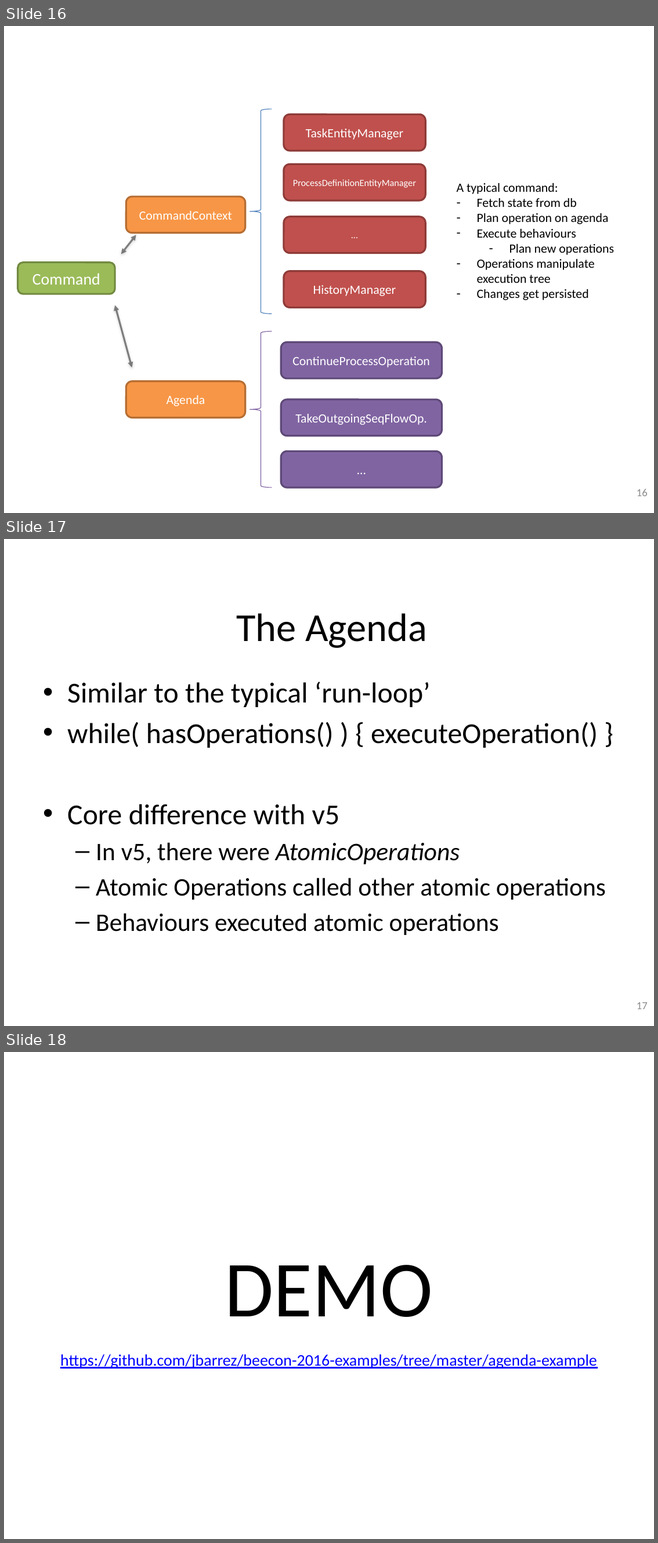
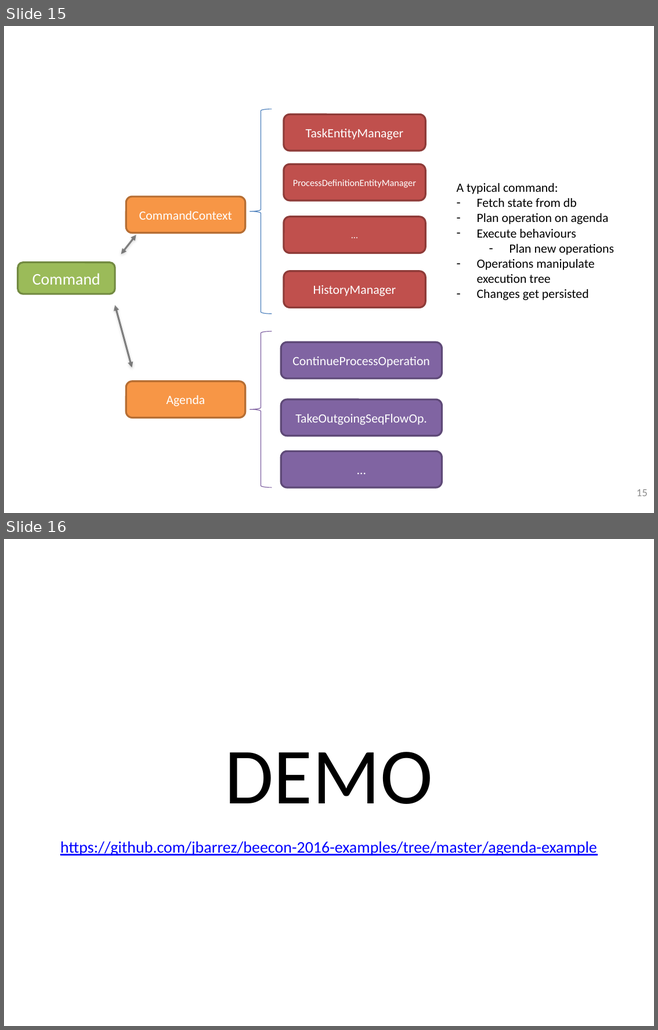
Before and after one commit to OrderOfTheBee/beecon, a slide deck: assets/data/files/20160125028/beecon_activiti.pptx. Shown one above the other, each under a label of ours: slides 16, 17 and 18 before the commit, slides 15 and 16 after it. The pictures are 658x1543 and 658x1030 pixels, drawn with LibreOffice and Linux fonts; fonts in the diff are those of the drawing; background and template pictures are left out. Boxes give left, top, right and bottom in pixels: in the first picture for what was removed or moved away, otherwise in the second. Text is boxed around its words. In the diff, an @@ line names an element or a change of style, - is before the commit and + after.

```diff
--- a/assets/data/files/20160125028/beecon_activiti.pptx
+++ b/assets/data/files/20160125028/beecon_activiti.pptx
@@ slide 17 removed at (x1=4, y1=539, x2=654, y2=1026), background picture (left out) @@
@@ title removed at (x1=237, y1=613, x2=427, y2=648) @@
-The Agenda
@@ text removed at (x1=67, y1=682, x2=605, y2=935) @@
-• Similar to the typical ‘run-loop’
-• while( hasOperations() ) { executeOperation() }
-• Core difference with v5
-  – In v5, there were AtomicOperations
-  – Atomic Operations called other atomic operations
-  – Behaviours executed atomic operations
@@ page number removed at (x1=636, y1=1002, x2=647, y2=1009) @@
-17
@@ what was slide 16 is now slide 15 @@
@@ page number at (x1=636, y1=489, x2=647, y2=496): text changed @@
-16
+15
@@ what was slide 18 is now slide 16 @@
```
Also in this commit, not shown: 6 slides changed, 1 slide added, 3 other slides removed, 3 other files.
